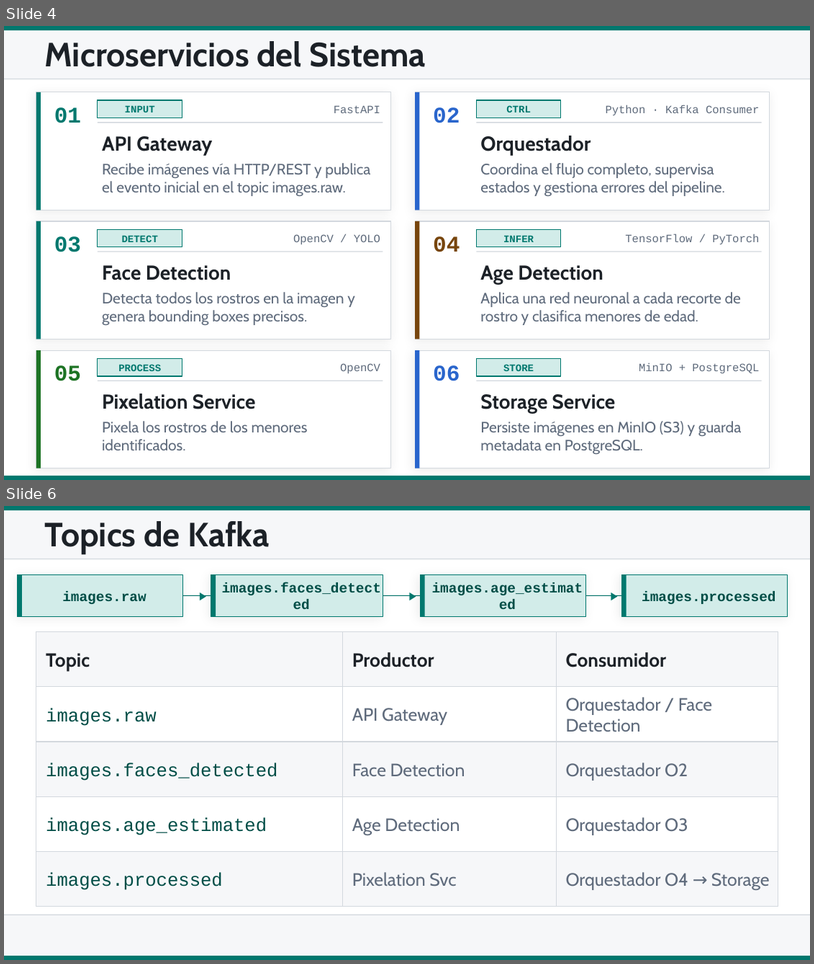
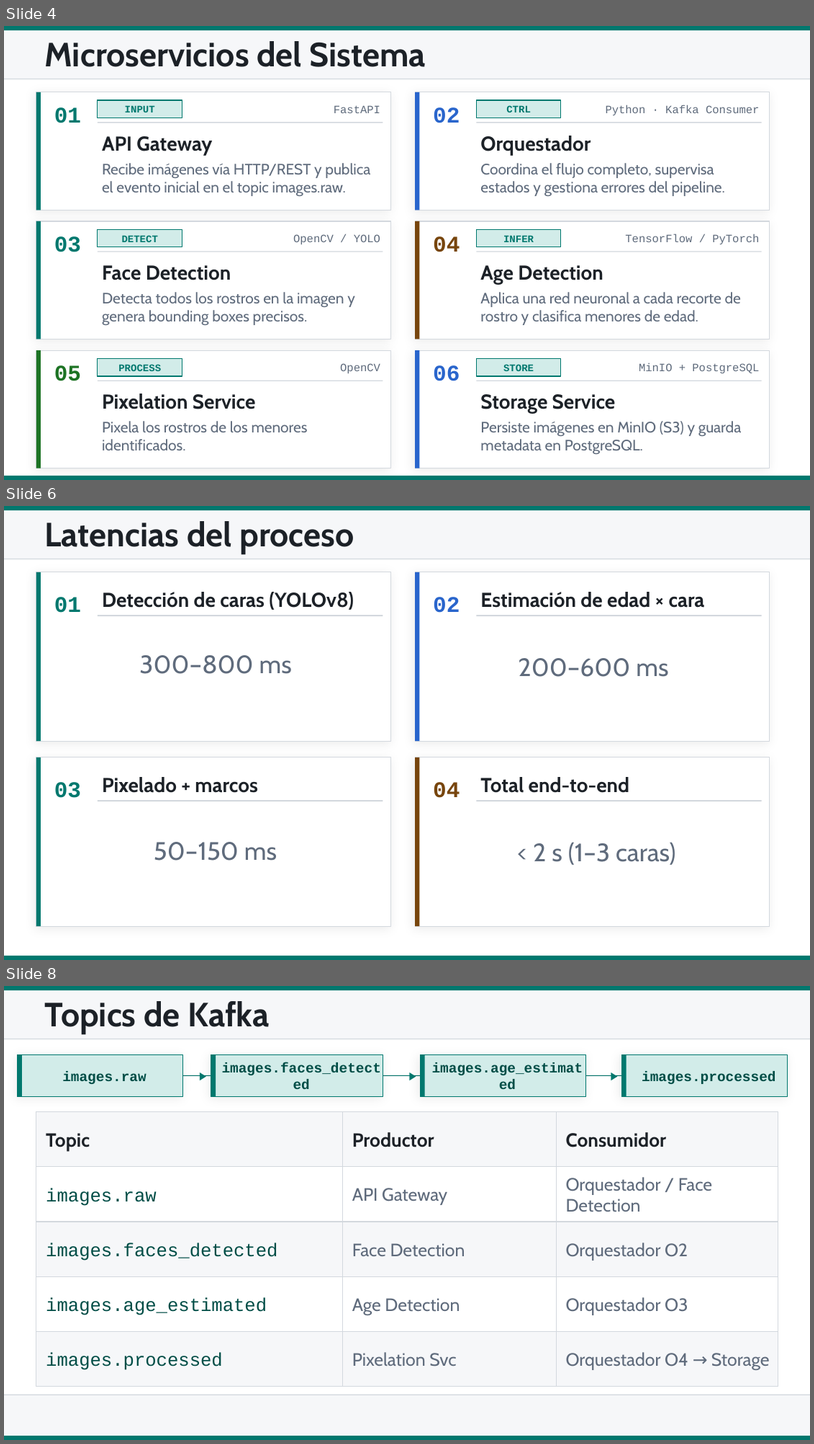
Before and after one commit to SureKT/Censura_Menores, a slide deck: docs/Pixelado de menores con IA.pptx. Shown one above the other, each under a label of ours: slides 4 and 6 before the commit, slides 4, 6 and 8 after it; the slides between them are not shown. The pictures are 814x964 and 814x1444 pixels, drawn with LibreOffice and Linux fonts; fonts in the diff are those of the drawing. Boxes give left, top, right and bottom in pixels: in the first picture for what was removed or moved away, otherwise in the second. Text is boxed around its words. In the diff, an @@ line names an element or a change of style, - is before the commit and + after.

```diff
--- a/docs/Pixelado de menores con IA.pptx
+++ b/docs/Pixelado de menores con IA.pptx
@@ slide 6 added at [4, 506, 810, 960], background #FFFFFF @@
@@ rectangle added at [4, 506, 810, 559], fill #F6F7F9 @@
@@ rectangle added at [4, 506, 810, 511], fill #00786E @@
@@ text added at [45, 521, 354, 555], 30 pt, text #1C2127, bold @@
+Latencias del proceso
@@ rectangle added at [4, 559, 810, 559], fill #D3D8DE @@
@@ rectangle added at [36, 572, 391, 741], fill #FFFFFF, outline #D3D8DE 0.75 pt @@
@@ rectangle added at [36, 572, 41, 741], fill #00786E @@
@@ text added at [102, 592, 354, 610], 18 pt, text #1C2127, bold @@
+Detección de caras (YOLOv8)
@@ rectangle added at [415, 572, 770, 741], fill #FFFFFF, outline #D3D8DE 0.75 pt @@
@@ rectangle added at [415, 572, 420, 741], fill #2965CC @@
@@ text added at [481, 592, 705, 608], 18 pt, text #1C2127, bold @@
+Estimación de edad × cara
@@ text added at [54, 597, 81, 613], 20 pt, text #00786E, bold @@
+01
@@ text added at [433, 597, 460, 613], 20 pt, text #2965CC, bold @@
+02
@@ rectangle added at [98, 615, 383, 616], fill #D3D8DE @@
@@ rectangle added at [476, 615, 762, 616], fill #D3D8DE @@
@@ text added at [139, 655, 292, 674], 22.5 pt, text #5F6B7C @@
+300–800 ms
@@ text added at [518, 658, 669, 677], 22.5 pt, text #5F6B7C @@
+200–600 ms
@@ rectangle added at [36, 757, 391, 925], fill #FFFFFF, outline #D3D8DE 0.75 pt @@
@@ rectangle added at [36, 757, 41, 925], fill #00786E @@
@@ rectangle added at [415, 757, 770, 925], fill #FFFFFF, outline #D3D8DE 0.75 pt @@
@@ rectangle added at [415, 757, 420, 925], fill #77450D @@
@@ text added at [54, 782, 81, 798], 20 pt, text #00786E, bold @@
+03
@@ text added at [102, 777, 258, 793], 18 pt, text #1C2127, bold @@
+Pixelado + marcos
@@ text added at [433, 782, 460, 798], 20 pt, text #77450D, bold @@
+04
@@ text added at [481, 777, 630, 793], 18 pt, text #1C2127, bold @@
+Total end-to-end
@@ rectangle added at [98, 800, 383, 802], fill #D3D8DE @@
@@ rectangle added at [476, 800, 762, 802], fill #D3D8DE @@
@@ text added at [154, 842, 277, 860], 22.5 pt, text #5F6B7C @@
+50–150 ms
@@ text added at [533, 842, 676, 865], 22.5 pt, text #5F6B7C @@
+< 2 s (1–3 caras)
@@ rectangle added at [4, 955, 810, 960], fill #00786E @@
@@ what was slide 6 is now slide 8 @@
```
Also in this commit, not shown: 2 slides changed, 1 other slide added, 3 other files.
